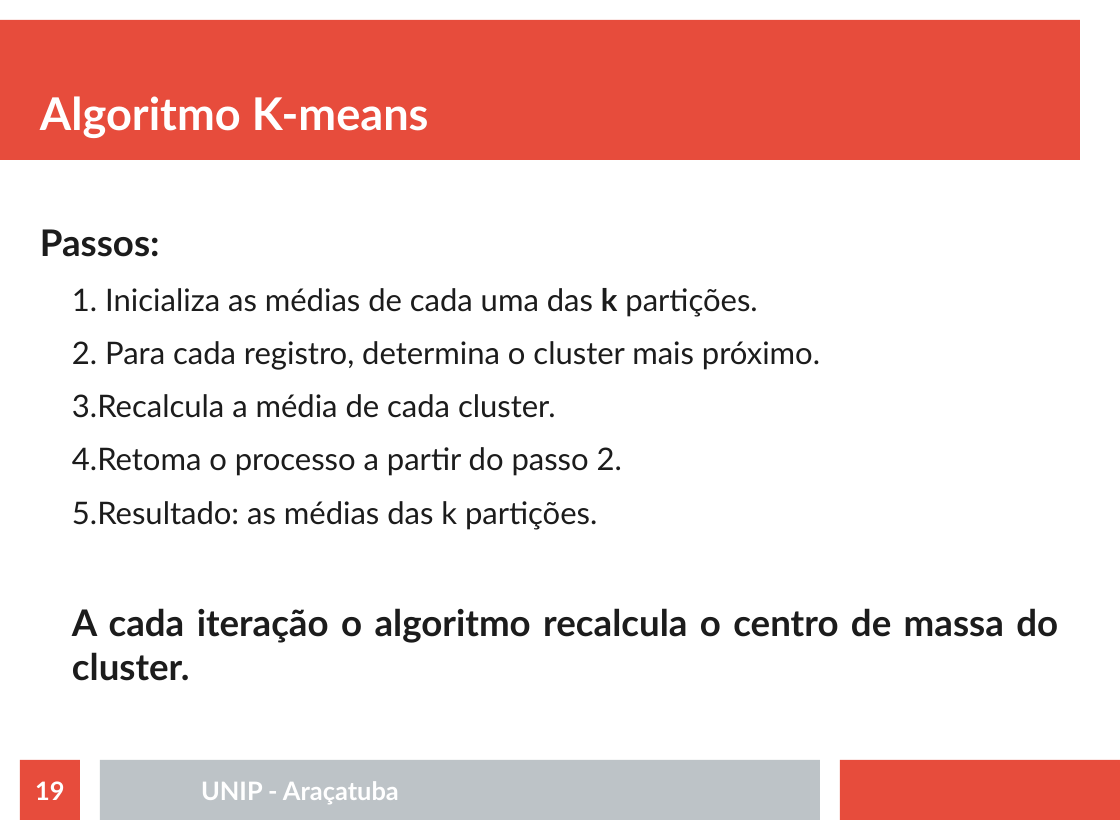
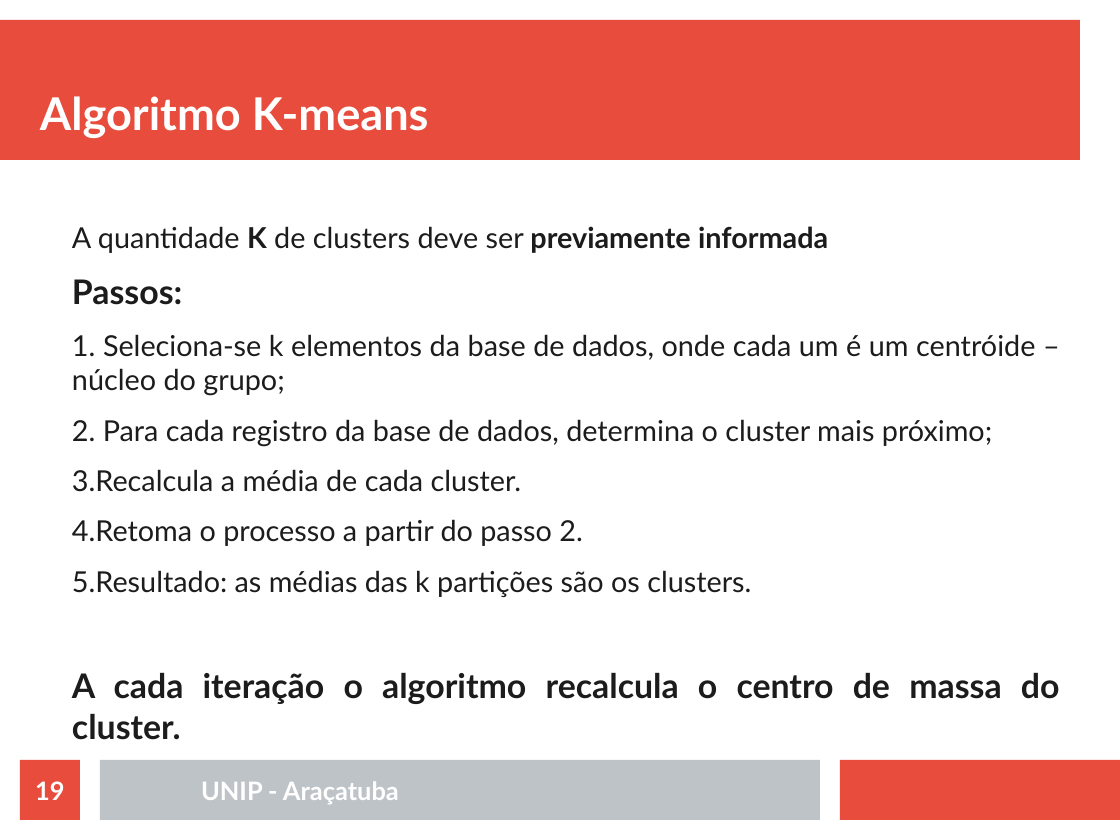
Before and after one commit to rafaelstojoao/pos-unip, a slide deck: slide 19 of [2020][modulo][Machine_Learning]/[aula]02[Agrupamento].odp. Drawn at 1120x840 pixels with LibreOffice and Linux fonts; fonts in the diff are those of the drawing. Boxes give left, top, right and bottom in pixels: in the first picture for what was removed or moved away, otherwise in the second. Text is boxed around its words. In the diff, an @@ line names an element or a change of style, - is before the commit and + after.

```diff
--- a/[2020][modulo][Machine_Learning]/[aula]02[Agrupamento].odp
+++ b/[2020][modulo][Machine_Learning]/[aula]02[Agrupamento].odp
@@ text at (x1=72, y1=226, x2=828, y2=253): paragraph added @@
+  A quantidade K de clusters deve ser previamente informada
@@ text at (x1=72, y1=279, x2=1060, y2=740): size 26 to 24.1 pt in "Passos:", "A cada iteração o algoritmo recalcula o ..."; size 22 to 20.4 pt in "3.Recalcula a média de cada cluster.", "4.Retoma o processo a partir do passo ..." @@
@@ text at (x1=72, y1=334, x2=1035, y2=447): text changed; size 22 to 20.4 pt @@
-  1. Inicializa as médias de cada uma das k partições.
-  2. Para cada registro, determina o cluster mais próximo.
+  1. Seleciona-se k elementos da base de dados, onde cada um é um centróide – núcleo do grupo;
+  2. Para cada registro da base de dados, determina o cluster mais próximo;
@@ text at (x1=72, y1=570, x2=751, y2=597): text changed; size 22 to 20.4 pt @@
-  5.Resultado: as médias das k partições.
+  5.Resultado: as médias das k partições são os clusters.
```
Also in this commit, not shown: 21 other slides changed, 6 slides removed, 1 other file.
